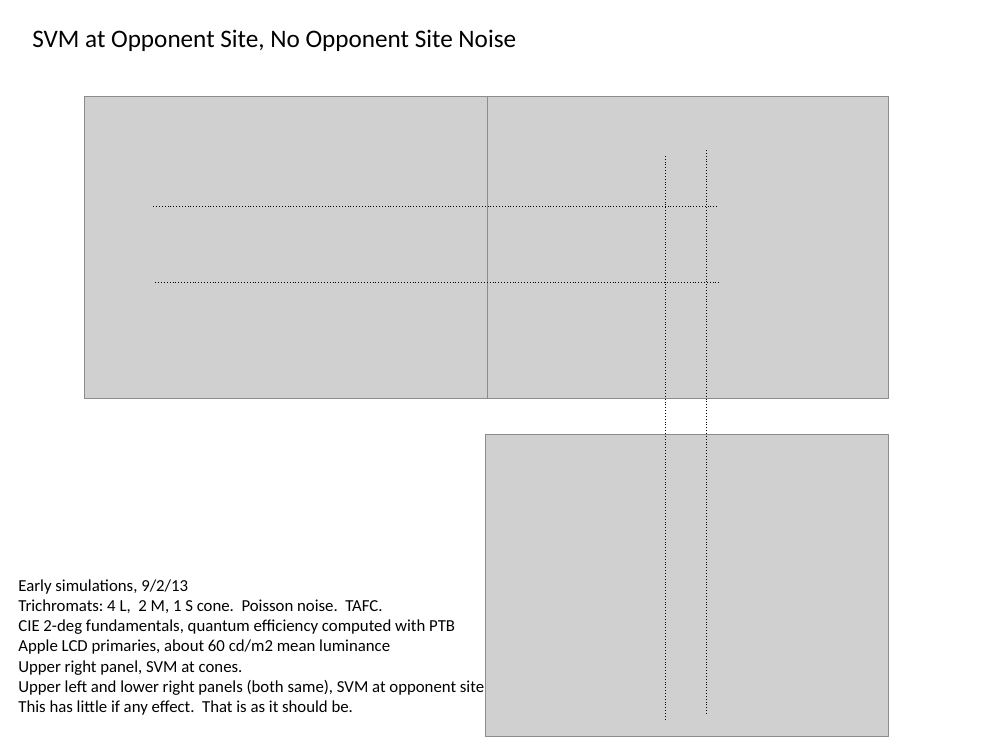
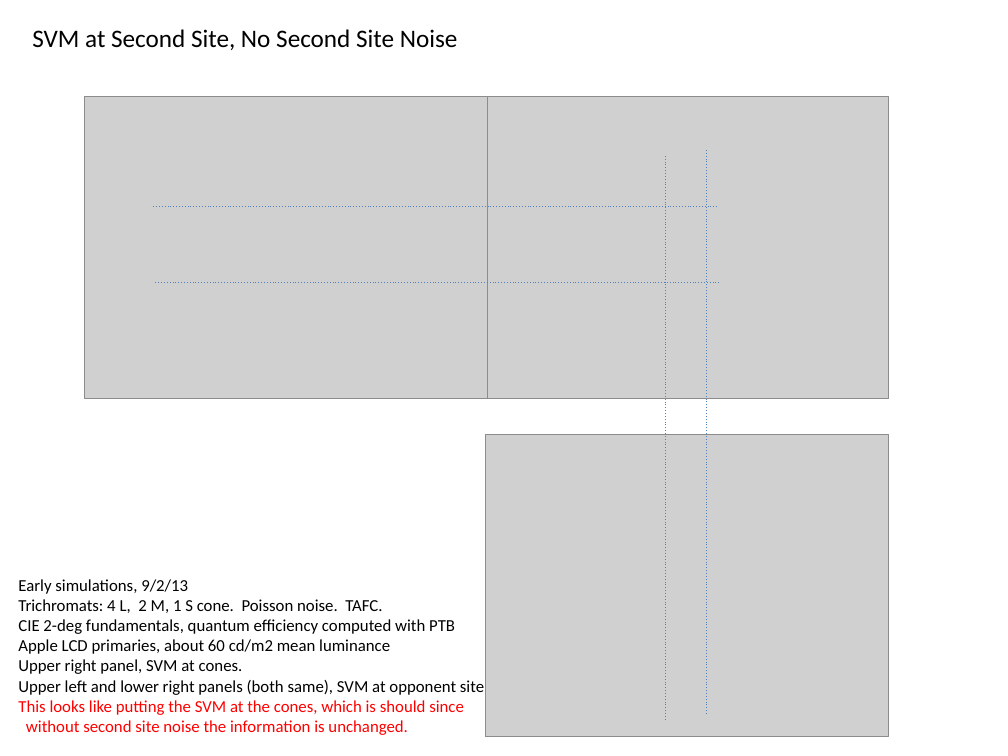
Before and after one commit to isetbio/computationaleyebrain, a slide deck: slide 5 of colorContours/presentations/EarlyResultsSeptember2013.pptx (slide 2 before the commit). Drawn at 1008x756 pixels with LibreOffice and Linux fonts; fonts in the diff are those of the drawing; grey boxes stand for pictures. Boxes give left, top, right and bottom in pixels: in the first picture for what was removed or moved away, otherwise in the second. Text is boxed around its words. In the diff, an @@ line names an element or a change of style, - is before the commit and + after.

```diff
--- a/colorContours/presentations/EarlyResultsSeptember2013.pptx
+++ b/colorContours/presentations/EarlyResultsSeptember2013.pptx
@@ text at [32, 29, 458, 50]: text changed @@
-SVM at Opponent Site, No Opponent Site Noise
+SVM at Second Site, No Second Site Noise
@@ line (707, 714) - (707, 149): stroke #000000 0.5 pt dashed to #4F81BD 0.5 pt dashed @@
@@ line (666, 720) - (666, 155): stroke #000000 0.5 pt dashed to #4F81BD 0.5 pt dashed @@
@@ line (717, 206) - (152, 206): stroke #000000 0.5 pt dashed to #4F81BD 0.5 pt dashed @@
@@ line (719, 282) - (154, 282): stroke #000000 0.5 pt dashed to #4F81BD 0.5 pt dashed @@
@@ text at [18, 700, 464, 735]: text changed; text colour #000000 to #FF0000 @@
-This has little if any effect. That is as it should be.
+This looks like putting the SVM at the cones, which is should since
+without second site noise the information is unchanged.
```
Also in this commit, not shown: 2 other slides changed, 2 slides added.
